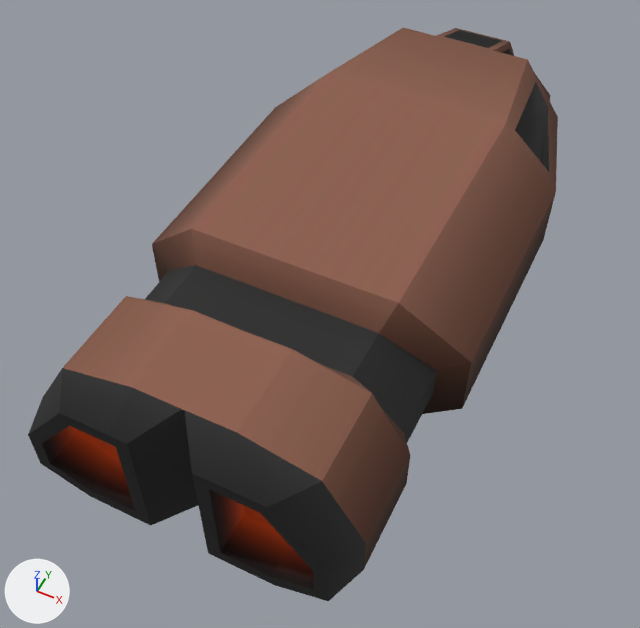
The glTF model game/bin/data/core/models/raiders/interceptor.glb as it was, and as the next commit left it.
The view is the same before and after, from a 50 mm camera at (1.93, -4.49, 4.69) aimed at (-0.1, -0.43, -0.39). The axes (+X, +Y, +Z) are drawn at lower left. The lights are the same throughout. Objects named as collision shapes, trigger or cutter boxes, shadow casters or lower levels of detail are left out. Vertices at the same position are counted once.

In view in the first picture: 'Hull'.
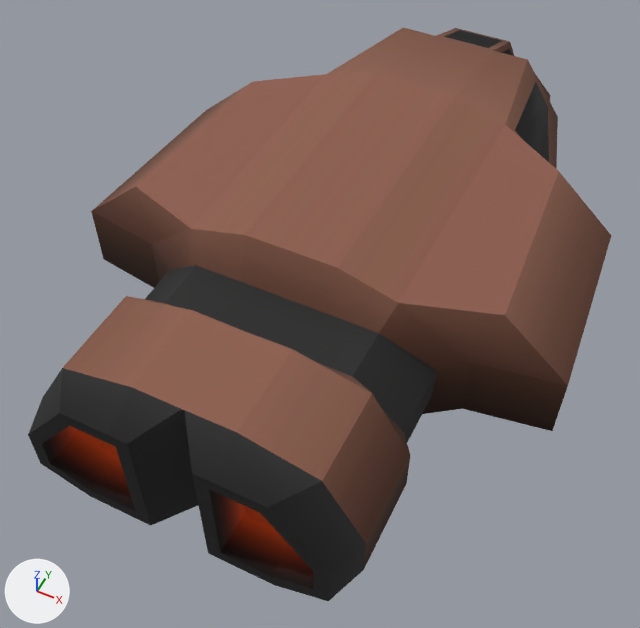
Commit message: Improved interceptor outline.

What changed in the scene script:
```text
Change me_cube:
    used by ob_hull; location = (0.0, 0.0, 0.0)
    remove me_cube.from_pydata(...)  # 242 vertices, 465 faces; spans x -1.21..1.21, y -2.56..2.8, z -0.39..0.74
    add me_cube.from_pydata(...)  # 254 vertices, 493 faces; spans x -1.81..1.81, y -2.56..2.8, z -0.39..0.85
    me_cube part 1
    8 faces are deleted
    6 vertices in x -0.33..0.32, y -1.04..0.96, z 0.73 move by (0.0, 0.0, 0.12)
    12 vertices are added at x -1.81..1.81, y -0.81..0.66, z -0.23..0.69
    36 new faces join them
```

Where the change shows, as pixel boxes [x1, y1, x2, y2] in the pictures (640 x 628 px):
'Hull', reshaped (10% wider): before [28, 28, 558, 601]; after [28, 28, 611, 601]
part 1 of me_cube, built on: before [152, 36, 556, 408]; after [91, 36, 611, 431]
